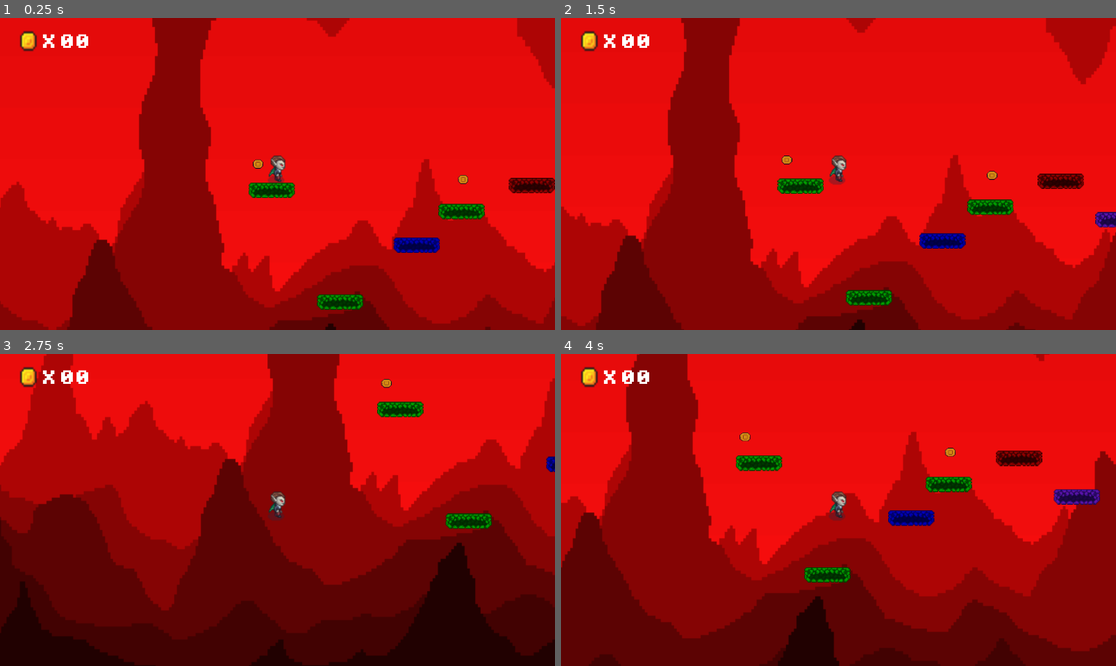
Above: before the commit, frames 1-4 (two rows, left to right).
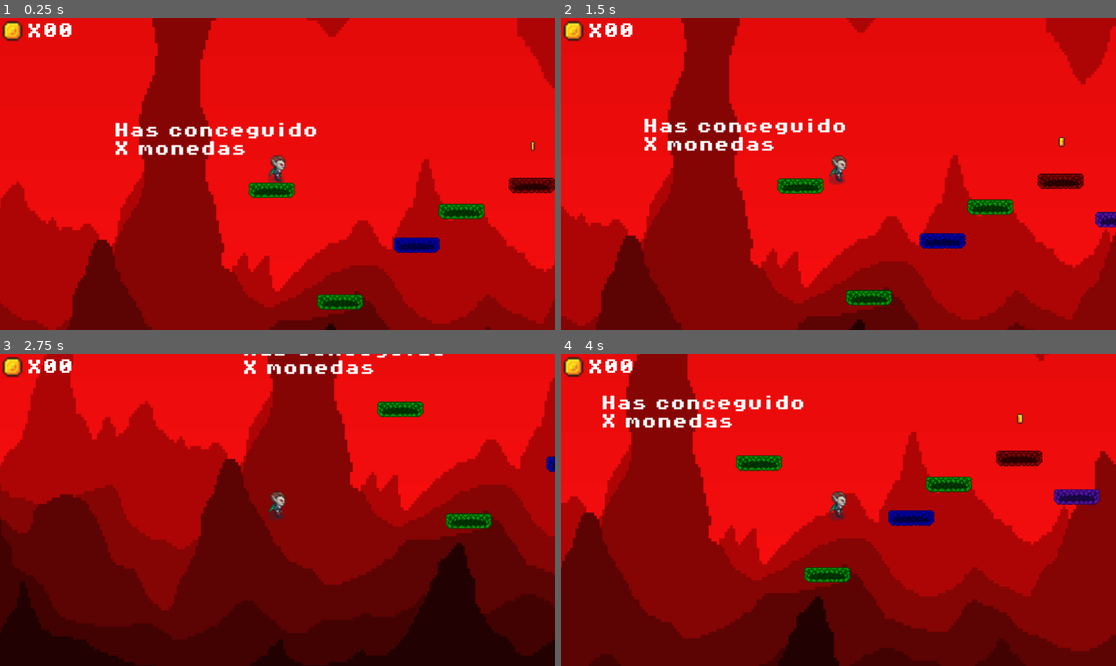
Above: after the commit, the same moments.

Repository: XxJuanelox622/Pixel_Jump_1
Game: Godot game, scene res://nivel0.tscn
The game is run twice, just before and just after one commit, with the same random seed, the same clock (stepped at 60 frames per second) and the same inputs.
Inputs:
- Up to frame 1 (0.25 s): no input
- Up to frame 2 (1.5 s): hold Right (ui_right) from 0.53 s (still down); tap Up (ui_up) at 0.77 s
- Up to frame 3 (2.75 s): tap Up (ui_up) at 1.52 s; release Right (ui_right) at 2.03 s; hold Left (ui_left) from 2.03 s (still down)
- Up to frame 4 (4 s): release Left (ui_left) at 2.78 s; hold Right (ui_right) from 2.78 s (still down); tap Up (ui_up) at 3.02, 3.77 s

The runs differ from the first frame. In frame 1, 2.2% of the frame differs, in the area x 0-97%, y 0-54%; in frame 2, 2.2%; in frame 3, 1.5%; in frame 4, 2.2%.
Error before the commit: Attempt to call function 'incrementa_un_punto' in base 'null instance' on a null instance. (res://moneda.gd:7)

Commit message:
Contador_VF

Diff:
--- a/Level1.tscn
+++ b/Level1.tscn
@@ -1,18 +1,84 @@
-[gd_scene load_steps=8 format=3 uid="uid://y48o61oob1a"]
+[gd_scene load_steps=17 format=3 uid="uid://y48o61oob1a"]
 
 [ext_resource type="Texture2D" uid="uid://h3f6u6r8wbft" path="res://Preview.png" id="1_dn5ey"]
 [ext_resource type="PackedScene" uid="uid://cnc60ffuvqs6m" path="res://personaje.tscn" id="1_mc20k"]
-[ext_resource type="PackedScene" uid="uid://b6ymp714b6m4c" path="res://hub.tscn" id="2_cove1"]
+[ext_resource type="PackedScene" uid="uid://ba6fuasphyfsf" path="res://hub.tscn" id="2_cove1"]
 [ext_resource type="PackedScene" uid="uid://biofxf4yqfjwu" path="res://plataforma.tscn" id="2_lmyl5"]
 [ext_resource type="Texture2D" uid="uid://dtx5ch3e11g0n" path="res://Ship_portal_32x32.png" id="4_mlbie"]
 
 [sub_resource type="RectangleShape2D" id="RectangleShape2D_s3sxq"]
 size = Vector2(4847, 660.5)
 
+[sub_resource type="AtlasTexture" id="AtlasTexture_dwyiq"]
+atlas = ExtResource("4_mlbie")
+region = Rect2(0, 0, 32, 32)
+
+[sub_resource type="AtlasTexture" id="AtlasTexture_dn5ey"]
+atlas = ExtResource("4_mlbie")
+region = Rect2(32, 0, 32, 32)
+
+[sub_resource type="AtlasTexture" id="AtlasTexture_lmyl5"]
+atlas = ExtResource("4_mlbie")
+region = Rect2(64, 0, 32, 32)
+
+[sub_resource type="AtlasTexture" id="AtlasTexture_mlbie"]
+atlas = ExtResource("4_mlbie")
+region = Rect2(96, 0, 32, 32)
+
+[sub_resource type="AtlasTexture" id="AtlasTexture_s3sxq"]
+atlas = ExtResource("4_mlbie")
+region = Rect2(128, 0, 32, 32)
+
+[sub_resource type="AtlasTexture" id="AtlasTexture_5py54"]
+atlas = ExtResource("4_mlbie")
+region = Rect2(160, 0, 32, 32)
+
+[sub_resource type="AtlasTexture" id="AtlasTexture_1bjei"]
+atlas = ExtResource("4_mlbie")
+region = Rect2(192, 0, 32, 32)
+
+[sub_resource type="AtlasTexture" id="AtlasTexture_5g1s2"]
+atlas = ExtResource("4_mlbie")
+region = Rect2(224, 0, 32, 32)
+
+[sub_resource type="SpriteFrames" id="SpriteFrames_aiv1b"]
+animations = [{
+"frames": [{
+"duration": 1.0,
+"texture": SubResource("AtlasTexture_dwyiq")
+}, {
+"duration": 1.0,
+"texture": SubResource("AtlasTexture_dn5ey")
+}, {
+"duration": 1.0,
+"texture": SubResource("AtlasTexture_lmyl5")
+}, {
+"duration": 1.0,
+"texture": SubResource("AtlasTexture_mlbie")
+}, {
+"duration": 1.0,
+"texture": SubResource("AtlasTexture_s3sxq")
+}, {
+"duration": 1.0,
+"texture": SubResource("AtlasTexture_5py54")
+}, {
+"duration": 1.0,
+"texture": SubResource("AtlasTexture_1bjei")
+}, {
+"duration": 1.0,
+"texture": SubResource("AtlasTexture_5g1s2")
+}],
+"loop": true,
+"name": &"default",
+"speed": 10.0
+}]
+
 [sub_resource type="CircleShape2D" id="CircleShape2D_dn5ey"]
-radius = 27.074
+radius = 15.0333
 
 [node name="Node2D" type="Node2D"]
+
+[node name="Hub" parent="." instance=ExtResource("2_cove1")]
 
 [node name="Reset_area2" type="Area2D" parent="."]
 
@@ -20,13 +86,23 @@
 position = Vector2(454.5, 1693.75)
 shape = SubResource("RectangleShape2D_s3sxq")
 
+[node name="Sprite2D2" type="Sprite2D" parent="Reset_area2"]
+position = Vector2(468, 344)
+scale = Vector2(2.38477, 1.99707)
+texture = ExtResource("1_dn5ey")
+
 [node name="Portal1" type="Area2D" parent="."]
 position = Vector2(0, 1)
 
-[node name="Sprite2D2" type="Sprite2D" parent="Portal1"]
-position = Vector2(468, 343)
-scale = Vector2(2.38477, 1.99707)
-texture = ExtResource("1_dn5ey")
+[node name="AnimatedSprite2D" type="AnimatedSprite2D" parent="Portal1"]
+position = Vector2(1328, 28)
+sprite_frames = SubResource("SpriteFrames_aiv1b")
+autoplay = "default"
+frame_progress = 0.675465
+
+[node name="CollisionShape2D" type="CollisionShape2D" parent="Portal1"]
+position = Vector2(1328, 29)
+shape = SubResource("CircleShape2D_dn5ey")
 
 [node name="Plataforma" parent="Portal1" instance=ExtResource("2_lmyl5")]
 position = Vector2(43, 62)
@@ -108,20 +184,8 @@
 [node name="Plataforma22" parent="Portal1" instance=ExtResource("2_lmyl5")]
 position = Vector2(1356, 142)
 
-[node name="CollisionShape2D" type="CollisionShape2D" parent="Portal1"]
-position = Vector2(1328, 29)
-shape = SubResource("CircleShape2D_dn5ey")
-
 [node name="Personaje" parent="." instance=ExtResource("1_mc20k")]
 position = Vector2(40, 26)
 
-[node name="Sprite2D" type="Sprite2D" parent="."]
-position = Vector2(1327, 29)
-scale = Vector2(1.63889, 1.59375)
-texture = ExtResource("4_mlbie")
-hframes = 8
-
-[node name="hub" parent="." instance=ExtResource("2_cove1")]
-
 [connection signal="body_entered" from="Reset_area2" to="Personaje" method="_on_reset_area_2_body_entered"]
 [connection signal="body_entered" from="Portal1" to="Personaje" method="_on_portal1_body_entered"]
--- a/Level2.tscn
+++ b/Level2.tscn
@@ -11,19 +11,83 @@
 [sub_resource type="CircleShape2D" id="CircleShape2D_ex07k"]
 radius = 16.0
 
+[sub_resource type="AtlasTexture" id="AtlasTexture_ex07k"]
+atlas = ExtResource("4_psxy2")
+region = Rect2(0, 0, 32, 32)
+
+[sub_resource type="AtlasTexture" id="AtlasTexture_psxy2"]
+atlas = ExtResource("4_psxy2")
+region = Rect2(32, 0, 32, 32)
+
+[sub_resource type="AtlasTexture" id="AtlasTexture_wwdpc"]
+atlas = ExtResource("4_psxy2")
+region = Rect2(64, 0, 32, 32)
+
+[sub_resource type="AtlasTexture" id="AtlasTexture_6faey"]
+atlas = ExtResource("4_psxy2")
+region = Rect2(96, 0, 32, 32)
+
+[sub_resource type="AtlasTexture" id="AtlasTexture_nc7oo"]
+atlas = ExtResource("4_psxy2")
+region = Rect2(128, 0, 32, 32)
+
+[sub_resource type="AtlasTexture" id="AtlasTexture_6x3wt"]
+atlas = ExtResource("4_psxy2")
+region = Rect2(160, 0, 32, 32)
+
+[sub_resource type="AtlasTexture" id="AtlasTexture_3453u"]
+atlas = ExtResource("4_psxy2")
+region = Rect2(192, 0, 32, 32)
+
+[sub_resource type="AtlasTexture" id="AtlasTexture_46pvi"]
+atlas = ExtResource("4_psxy2")
+region = Rect2(224, 0, 32, 32)
+
+[sub_resource type="SpriteFrames" id="SpriteFrames_fvkd4"]
+animations = [{
+"frames": [{
+"duration": 1.0,
+"texture": SubResource("AtlasTexture_ex07k")
+}, {
+"duration": 1.0,
+"texture": SubResource("AtlasTexture_psxy2")
+}, {
+"duration": 1.0,
+"texture": SubResource("AtlasTexture_wwdpc")
+}, {
+"duration": 1.0,
+"texture": SubResource("AtlasTexture_6faey")
+}, {
+"duration": 1.0,
+"texture": SubResource("AtlasTexture_nc7oo")
+}, {
+"duration": 1.0,
+"texture": SubResource("AtlasTexture_6x3wt")
+}, {
+"duration": 1.0,
+"texture": SubResource("AtlasTexture_3453u")
+}, {
+"duration": 1.0,
+"texture": SubResource("AtlasTexture_46pvi")
+}],
+"loop": true,
+"name": &"default",
+"speed": 10.0
+}]
+
 [node name="Node2D" type="Node2D"]
-
-[node name="reset_area3" type="Area2D" parent="."]
-
-[node name="CollisionShape2D" type="CollisionShape2D" parent="reset_area3"]
-position = Vector2(27, 1529.5)
-shape = SubResource("RectangleShape2D_ex07k")
 
 [node name="Sprite2D" type="Sprite2D" parent="."]
 position = Vector2(31.5001, -393.5)
 scale = Vector2(3.16455, 2.78418)
 texture = ExtResource("1_q04gf")
 
+[node name="reset_area3" type="Area2D" parent="."]
+
+[node name="CollisionShape2D" type="CollisionShape2D" parent="reset_area3"]
+position = Vector2(27, 1529.5)
+shape = SubResource("RectangleShape2D_ex07k")
+
 [node name="Personaje" parent="." instance=ExtResource("2_s8dg4")]
 position = Vector2(-3, 1)
 
@@ -212,14 +276,15 @@
 
 [node name="Portal2" type="Area2D" parent="Plataforma51"]
 
-[node name="Sprite2D" type="Sprite2D" parent="Plataforma51/Portal2"]
-position = Vector2(-787, 286)
-texture = ExtResource("4_psxy2")
-hframes = 8
-
 [node name="CollisionShape2D" type="CollisionShape2D" parent="Plataforma51/Portal2"]
 position = Vector2(-787, 285)
 shape = SubResource("CircleShape2D_ex07k")
 
+[node name="AnimatedSprite2D" type="AnimatedSprite2D" parent="Plataforma51/Portal2"]
+position = Vector2(-787, 285)
+sprite_frames = SubResource("SpriteFrames_fvkd4")
+autoplay = "default"
+frame_progress = 0.63138
+
 [connection signal="body_entered" from="reset_area3" to="Personaje" method="_on_reset_area_3_body_entered"]
 [connection signal="body_exited" from="Plataforma51/Portal2" to="Personaje" method="_on_portal_2_body_exited"]
--- a/Objeto.tscn
+++ /dev/null
@@ -1,25 +0,0 @@
-[gd_scene load_steps=4 format=3 uid="uid://dc4q7l1bjqldp"]
-
-[ext_resource type="Script" uid="uid://bcksjg72aj4fe" path="res://moneda.gd" id="1_8wn4v"]
-[ext_resource type="Texture2D" uid="uid://udb2xr8h1ho3" path="res://Moeda_Coin (1).png" id="2_pdlro"]
-
-[sub_resource type="CircleShape2D" id="CircleShape2D_negcn"]
-radius = 6.08276
-
-[node name="Node2D" type="Node2D"]
-
-[node name="Moneda" type="Area2D" parent="."]
-script = ExtResource("1_8wn4v")
-
-[node name="CollisionShape2D" type="CollisionShape2D" parent="Moneda"]
-position = Vector2(1, -43)
-shape = SubResource("CircleShape2D_negcn")
-
-[node name="Sprite2D" type="Sprite2D" parent="Moneda"]
-position = Vector2(1, -43)
-scale = Vector2(0.0249023, 0.0239258)
-texture = ExtResource("2_pdlro")
-hframes = 3
-vframes = 4
-
-[connection signal="body_entered" from="Moneda" to="Moneda" method="_on_body_entered"]
--- /dev/null
+++ b/contador.gd
@@ -0,0 +1,12 @@
+extends Node
+
+var puntuacion = 0
+
+@onready var etiqueta_puntuacion: Label = $EtiquetaPuntuacion
+
+signal puntuacion_actualizada(puntuacion_actual: int)
+
+func incrementa_un_punto():
+	puntuacion += 1
+	puntuacion_actualizada.emit(puntuacion)
+	etiqueta_puntuacion.text = "Has obtenido\n"+str(puntuacion)+"monedas."
--- a/game_contador.gd
+++ /dev/null
@@ -1,7 +0,0 @@
-extends Node
-var puntos: int = 0
-@onready var mon_val: Label = $Mon_valor
-
-func incrementa_un_punto():
-	puntos += 1
-	mon_val.text ="x" + str(puntos).pad_zeros(2)
--- a/hub.gd
+++ b/hub.gd
@@ -1,4 +1,10 @@
 extends CanvasLayer
-var puntos: int = 0
-func update_count(puntos: int):
-	$Mon_valor.text = str(puntos)
+
+@onready var contador_monedas: Label = $ContadorMonedas
+
+func _ready() -> void:
+	var contador = get_node("%Contador")
+	contador.puntuacion_actualizada.connect(_on_puntuacion_actualizada)
+
+func _on_puntuacion_actualizada(puntuacion_actual: int) -> void:
+	contador_monedas.text = str(puntuacion_actual)
--- a/hub.tscn
+++ b/hub.tscn
@@ -1,41 +1,39 @@
-[gd_scene load_steps=6 format=3 uid="uid://b6ymp714b6m4c"]
+[gd_scene load_steps=5 format=3 uid="uid://ba6fuasphyfsf"]
 
-[ext_resource type="Script" uid="uid://dclr8qdxd3uj1" path="res://hub.gd" id="1_hjueh"]
+[ext_resource type="Script" uid="uid://bnuh7jecglyu1" path="res://hub.gd" id="1_hjueh"]
 [ext_resource type="Texture2D" uid="uid://b4kbmsfe417el" path="res://coin.png" id="2_w7r13"]
 [ext_resource type="FontFile" uid="uid://b7fa4wtpv15kj" path="res://PixelOperator8-Bold.ttf" id="3_w7r13"]
-[ext_resource type="Script" uid="uid://d3dja25ibwhi1" path="res://game_contador.gd" id="4_ysrp0"]
 
-[sub_resource type="AtlasTexture" id="AtlasTexture_ysrp0"]
+[sub_resource type="AtlasTexture" id="AtlasTexture_w7r13"]
 atlas = ExtResource("2_w7r13")
-region = Rect2(0, 0, 19, 16)
+region = Rect2(0, 0, 16.3589, 16.3039)
 
-[node name="hub" type="CanvasLayer"]
+[node name="Hub" type="CanvasLayer"]
 script = ExtResource("1_hjueh")
 
 [node name="TextureRect" type="TextureRect" parent="."]
-offset_left = 32.0
-offset_top = 16.0
-offset_right = 96.0
-offset_bottom = 80.0
-texture = SubResource("AtlasTexture_ysrp0")
+offset_left = -6.0
+offset_top = -5.0
+offset_right = 58.0
+offset_bottom = 59.0
+pivot_offset = Vector2(20, 20)
+texture = SubResource("AtlasTexture_w7r13")
 
-[node name="espacio_valor" type="Label" parent="."]
-offset_left = 85.0
-offset_top = 34.0
-offset_right = 118.0
-offset_bottom = 66.0
+[node name="Label" type="Label" parent="."]
+offset_left = 55.0
+offset_top = 12.0
+offset_right = 88.0
+offset_bottom = 45.0
 theme_override_fonts/font = ExtResource("3_w7r13")
 theme_override_font_sizes/font_size = 32
 text = "X"
 
-[node name="Mon_valor" type="Label" parent="."]
-offset_left = 123.0
-offset_top = 34.0
-offset_right = 187.0
-offset_bottom = 66.0
+[node name="ContadorMonedas" type="Label" parent="."]
+offset_left = 88.0
+offset_top = 11.0
+offset_right = 153.0
+offset_bottom = 46.0
+theme_override_colors/font_color = Color(1, 1, 1, 1)
 theme_override_fonts/font = ExtResource("3_w7r13")
 theme_override_font_sizes/font_size = 32
 text = "00"
-
-[node name="GameContador" type="Node" parent="."]
-script = ExtResource("4_ysrp0")
--- a/moneda.gd
+++ b/moneda.gd
@@ -1,9 +1,9 @@
 extends Area2D
 
-@onready var contador : Node = get_node("/root/GameContador")
+@onready var contador: Node = %Contador
+
 
 func _on_body_entered(body: Node2D) -> void:
-	if body.is_in_group("jugador"):
-		contador.incrementa_un_punto()
-		queue_free()
-	pass
+	contador.incrementa_un_punto()
+	queue_free()
+	pass # Replace with function body.
--- /dev/null
+++ b/moneda.tscn
@@ -0,0 +1,113 @@
+[gd_scene load_steps=17 format=3 uid="uid://b1t0k8wllty1a"]
+
+[ext_resource type="Texture2D" uid="uid://b4kbmsfe417el" path="res://coin.png" id="1_nghqc"]
+[ext_resource type="Script" uid="uid://bqhf1i3r7puhx" path="res://moneda.gd" id="1_r4iok"]
+
+[sub_resource type="AtlasTexture" id="AtlasTexture_r4iok"]
+atlas = ExtResource("1_nghqc")
+region = Rect2(0, 0, 16, 16)
+
+[sub_resource type="AtlasTexture" id="AtlasTexture_3fws3"]
+atlas = ExtResource("1_nghqc")
+region = Rect2(16, 0, 16, 16)
+
+[sub_resource type="AtlasTexture" id="AtlasTexture_iubt5"]
+atlas = ExtResource("1_nghqc")
+region = Rect2(32, 0, 16, 16)
+
+[sub_resource type="AtlasTexture" id="AtlasTexture_n5w0r"]
+atlas = ExtResource("1_nghqc")
+region = Rect2(48, 0, 16, 16)
+
+[sub_resource type="AtlasTexture" id="AtlasTexture_y3bec"]
+atlas = ExtResource("1_nghqc")
+region = Rect2(64, 0, 16, 16)
+
+[sub_resource type="AtlasTexture" id="AtlasTexture_xcrop"]
+atlas = ExtResource("1_nghqc")
+region = Rect2(80, 0, 16, 16)
+
+[sub_resource type="AtlasTexture" id="AtlasTexture_q66eu"]
+atlas = ExtResource("1_nghqc")
+region = Rect2(96, 0, 16, 16)
+
+[sub_resource type="AtlasTexture" id="AtlasTexture_brufe"]
+atlas = ExtResource("1_nghqc")
+region = Rect2(112, 0, 16, 16)
+
+[sub_resource type="AtlasTexture" id="AtlasTexture_kesql"]
+atlas = ExtResource("1_nghqc")
+region = Rect2(128, 0, 16, 16)
+
+[sub_resource type="AtlasTexture" id="AtlasTexture_n6ji3"]
+atlas = ExtResource("1_nghqc")
+region = Rect2(144, 0, 16, 16)
+
+[sub_resource type="AtlasTexture" id="AtlasTexture_f4eci"]
+atlas = ExtResource("1_nghqc")
+region = Rect2(160, 0, 16, 16)
+
+[sub_resource type="AtlasTexture" id="AtlasTexture_txfql"]
+atlas = ExtResource("1_nghqc")
+region = Rect2(176, 0, 16, 16)
+
+[sub_resource type="SpriteFrames" id="SpriteFrames_xvntv"]
+animations = [{
+"frames": [{
+"duration": 1.0,
+"texture": SubResource("AtlasTexture_r4iok")
+}, {
+"duration": 1.0,
+"texture": SubResource("AtlasTexture_3fws3")
+}, {
+"duration": 1.0,
+"texture": SubResource("AtlasTexture_iubt5")
+}, {
+"duration": 1.0,
+"texture": SubResource("AtlasTexture_n5w0r")
+}, {
+"duration": 1.0,
+"texture": SubResource("AtlasTexture_y3bec")
+}, {
+"duration": 1.0,
+"texture": SubResource("AtlasTexture_xcrop")
+}, {
+"duration": 1.0,
+"texture": SubResource("AtlasTexture_q66eu")
+}, {
+"duration": 1.0,
+"texture": SubResource("AtlasTexture_brufe")
+}, {
+"duration": 1.0,
+"texture": SubResource("AtlasTexture_kesql")
+}, {
+"duration": 1.0,
+"texture": SubResource("AtlasTexture_n6ji3")
+}, {
+"duration": 1.0,
+"texture": SubResource("AtlasTexture_f4eci")
+}, {
+"duration": 1.0,
+"texture": SubResource("AtlasTexture_txfql")
+}],
+"loop": true,
+"name": &"default",
+"speed": 10.0
+}]
+
+[sub_resource type="CircleShape2D" id="CircleShape2D_13cds"]
+radius = 6.0
+
+[node name="Moneda" type="Area2D"]
+collision_mask = 2
+script = ExtResource("1_r4iok")
+
+[node name="AnimatedSprite2D" type="AnimatedSprite2D" parent="."]
+sprite_frames = SubResource("SpriteFrames_xvntv")
+autoplay = "default"
+frame_progress = 0.600461
+
+[node name="CollisionShape2D" type="CollisionShape2D" parent="."]
+shape = SubResource("CircleShape2D_13cds")
+
+[connection signal="body_entered" from="." to="." method="_on_body_entered"]
--- a/nivel0.tscn
+++ b/nivel0.tscn
@@ -1,23 +1,100 @@
-[gd_scene load_steps=10 format=3 uid="uid://d3hy3uk8vrjfc"]
+[gd_scene load_steps=20 format=3 uid="uid://d3hy3uk8vrjfc"]
 
+[ext_resource type="Script" uid="uid://xfg8dcuvkm51" path="res://contador.gd" id="1_3213g"]
 [ext_resource type="Texture2D" uid="uid://dtx5ch3e11g0n" path="res://Ship_portal_32x32.png" id="1_jx64p"]
 [ext_resource type="PackedScene" uid="uid://cnc60ffuvqs6m" path="res://personaje.tscn" id="2_jx64p"]
+[ext_resource type="FontFile" uid="uid://b7fa4wtpv15kj" path="res://PixelOperator8-Bold.ttf" id="2_x37vy"]
 [ext_resource type="PackedScene" uid="uid://biofxf4yqfjwu" path="res://plataforma.tscn" id="3_wmlxa"]
 [ext_resource type="Texture2D" uid="uid://h3f6u6r8wbft" path="res://Preview.png" id="4_wmlxa"]
-[ext_resource type="PackedScene" uid="uid://b6ymp714b6m4c" path="res://hub.tscn" id="6_3213g"]
-[ext_resource type="PackedScene" uid="uid://dc4q7l1bjqldp" path="res://Objeto.tscn" id="6_x37vy"]
+[ext_resource type="PackedScene" uid="uid://b1t0k8wllty1a" path="res://moneda.tscn" id="5_hjuvm"]
+[ext_resource type="PackedScene" uid="uid://ba6fuasphyfsf" path="res://hub.tscn" id="6_3213g"]
 
 [sub_resource type="RectangleShape2D" id="RectangleShape2D_elrdk"]
 size = Vector2(1963, 330.5)
 
+[sub_resource type="AtlasTexture" id="AtlasTexture_3213g"]
+atlas = ExtResource("1_jx64p")
+region = Rect2(0, 0, 32, 32)
+
+[sub_resource type="AtlasTexture" id="AtlasTexture_x37vy"]
+atlas = ExtResource("1_jx64p")
+region = Rect2(32, 0, 32, 32)
+
+[sub_resource type="AtlasTexture" id="AtlasTexture_yv0ge"]
+atlas = ExtResource("1_jx64p")
+region = Rect2(64, 0, 32, 32)
+
+[sub_resource type="AtlasTexture" id="AtlasTexture_ch5yf"]
+atlas = ExtResource("1_jx64p")
+region = Rect2(96, 0, 32, 32)
+
+[sub_resource type="AtlasTexture" id="AtlasTexture_ektr7"]
+atlas = ExtResource("1_jx64p")
+region = Rect2(128, 0, 32, 32)
+
+[sub_resource type="AtlasTexture" id="AtlasTexture_vfrah"]
+atlas = ExtResource("1_jx64p")
+region = Rect2(160, 0, 32, 32)
+
+[sub_resource type="AtlasTexture" id="AtlasTexture_qa14v"]
+atlas = ExtResource("1_jx64p")
+region = Rect2(192, 0, 32, 32)
+
+[sub_resource type="AtlasTexture" id="AtlasTexture_1i4vh"]
+atlas = ExtResource("1_jx64p")
+region = Rect2(224, 0, 32, 32)
+
+[sub_resource type="SpriteFrames" id="SpriteFrames_4t5kb"]
+animations = [{
+"frames": [{
+"duration": 1.0,
+"texture": SubResource("AtlasTexture_3213g")
+}, {
+"duration": 1.0,
+"texture": SubResource("AtlasTexture_x37vy")
+}, {
+"duration": 1.0,
+"texture": SubResource("AtlasTexture_yv0ge")
+}, {
+"duration": 1.0,
+"texture": SubResource("AtlasTexture_ch5yf")
+}, {
+"duration": 1.0,
+"texture": SubResource("AtlasTexture_ektr7")
+}, {
+"duration": 1.0,
+"texture": SubResource("AtlasTexture_vfrah")
+}, {
+"duration": 1.0,
+"texture": SubResource("AtlasTexture_qa14v")
+}, {
+"duration": 1.0,
+"texture": SubResource("AtlasTexture_1i4vh")
+}],
+"loop": true,
+"name": &"default",
+"speed": 10.0
+}]
+
 [sub_resource type="RectangleShape2D" id="RectangleShape2D_jx64p"]
 size = Vector2(26, 26)
 
-[sub_resource type="GDScript" id="GDScript_3213g"]
-script/source = "extends Node
-"
+[node name="Node2D" type="Node2D"]
 
-[node name="Node2D" type="Node2D"]
+[node name="Hub" parent="." instance=ExtResource("6_3213g")]
+
+[node name="Contador" type="Node" parent="."]
+unique_name_in_owner = true
+script = ExtResource("1_3213g")
+
+[node name="EtiquetaPuntuacion" type="Label" parent="Contador"]
+offset_left = 14.0
+offset_top = 14.0
+offset_right = 226.0
+offset_bottom = 49.0
+theme_override_fonts/font = ExtResource("2_x37vy")
+text = "Has conceguido
+X monedas"
 
 [node name="reset_area" type="Area2D" parent="."]
 
@@ -30,14 +107,13 @@
 scale = Vector2(0.690918, 0.836914)
 texture = ExtResource("4_wmlxa")
 
-[node name="hub" parent="." instance=ExtResource("6_3213g")]
-
 [node name="Portal" type="Area2D" parent="."]
 
-[node name="Sprite2D" type="Sprite2D" parent="Portal"]
+[node name="AnimatedSprite2D" type="AnimatedSprite2D" parent="Portal"]
 position = Vector2(885, 82)
-texture = ExtResource("1_jx64p")
-hframes = 8
+sprite_frames = SubResource("SpriteFrames_4t5kb")
+autoplay = "default"
+frame_progress = 0.886034
 
 [node name="CollisionShape2D" type="CollisionShape2D" parent="Portal"]
 position = Vector2(885, 82)
@@ -83,12 +159,16 @@
 position = Vector2(824, 126)
 tipo = 1
 
-[node name="Node2D" parent="." instance=ExtResource("6_x37vy")]
-position = Vector2(163, 100)
+[node name="Moneda" parent="." instance=ExtResource("5_hjuvm")]
+position = Vector2(449, 38)
 
-[node name="Node2D2" parent="." instance=ExtResource("6_x37vy")]
-position = Vector2(376, 116)
-script = SubResource("GDScript_3213g")
+[node name="Moneda2" parent="." instance=ExtResource("5_hjuvm")]
+position = Vector2(577, -36)
+
+[node name="Moneda3" parent="." instance=ExtResource("5_hjuvm")]
+position = Vector2(825, 74)
+
+[node name="Textos" type="Node2D" parent="."]
 
 [connection signal="body_entered" from="reset_area" to="Personaje" method="_on_reset_area_body_entered"]
 [connection signal="body_entered" from="Portal" to="Personaje" method="_on_Portal_body_entered"]
--- a/personaje.gd
+++ b/personaje.gd
@@ -7,6 +7,7 @@
 func _ready():
 	add_to_group("jugador")
 
+# moviento Basicos del (jugador) , ( moverse de i, D, Saltar,etc)
 func _physics_process(delta):
 	var direccion = Input.get_axis("ui_left","ui_right")
 	velocity.x = direccion * velocidad
@@ -18,8 +19,13 @@
 		velocity.y = brinco
 	move_and_slide()
 
+# Reiniciar (jugador)
 @warning_ignore("unused_parameter")
 func _on_reset_area_body_entered(body: Node2D) -> void:
+	get_tree().reload_current_scene()
+
+@warning_ignore("unused_parameter")
+func _on_reset_area_2_body_entered(body: Node2D) -> void:
 	get_tree().reload_current_scene()
 
 @warning_ignore("unused_parameter")
@@ -30,24 +36,9 @@
 @warning_ignore("unused_parameter")
 func _on_Portal_body_entered(body: Node2D) -> void:
 	get_tree().change_scene_to_file("res://Level1.tscn")
-	pass # Replace with function body.
 
 func _on_portal1_body_entered(body: Node2D) -> void:
 	get_tree().change_scene_to_file("res://Level2.tscn")
-	pass # Replace with function body.
 
 func _on_portal_2_body_exited(body: Node2D) -> void:
 	get_tree().change_scene_to_file("res://Level0.tscn")
-	pass # Replace with function body.
-
-@warning_ignore("unused_parameter")
-func _on_reset_area_2_body_entered(body: Node2D) -> void:
-	get_tree().reload_current_scene()
-	pass # Replace with function body.
-
-
-
-
-func _on_reset_area_3_body_entered(body: Node2D) -> void:
-	get_tree().reload_current_scene()
-	pass # Replace with function body.
--- a/personaje.tscn
+++ b/personaje.tscn
@@ -8,6 +8,7 @@
 height = 28.0
 
 [node name="Personaje" type="CharacterBody2D"]
+collision_layer = 3
 script = ExtResource("1_ltgau")
 
 [node name="CollisionShape2D" type="CollisionShape2D" parent="."]
--- a/plataforma.gd
+++ b/plataforma.gd
@@ -19,7 +19,7 @@
 		TipoPlataforma.FRAGIL:
 			$Sprite2D.modulate = Color.RED
 		TipoPlataforma.REBOTE:
-			$Sprite2D.modulate = Color.GOLD
+			$Sprite2D.modulate = Color.AQUA
 		TipoPlataforma.PICOS:
 			$Sprite2D.modulate = Color.PURPLE
 
--- a/project.godot
+++ b/project.godot
@@ -22,8 +22,3 @@
 "events": [Object(InputEventKey,"resource_local_to_scene":false,"resource_name":"","device":-1,"window_id":0,"alt_press …(191 unchanged characters)…
 ]
 }
-recoger_objeto={
-"deadzone": 0.2,
-"events": [Object(InputEventKey,"resource_local_to_scene":false,"resource_name":"","device":-1,"window_id":0,"alt_pressed":false,"shift_pressed":false,"ctrl_pressed":false,"meta_pressed":false,"pressed":false,"keycode":0,"physical_keycode":69,"key_label":0,"unicode":101,"location":0,"echo":false,"script":null)
-]
-}
Not shown: 1 places in Level2.tscn that only renumber resources
Binary file removed: Moeda_Coin (1).png
Not shown, removed: Moeda_Coin (1).png.import
Not shown, added: contador.gd.uid
Binary file removed: freelavatileset-Sheet.png
Not shown, removed: freelavatileset-Sheet.png.import
Not shown, removed: game_contador.gd.uid
Not shown, changed: hub.gd.uid
Not shown, changed: moneda.gd.uid
